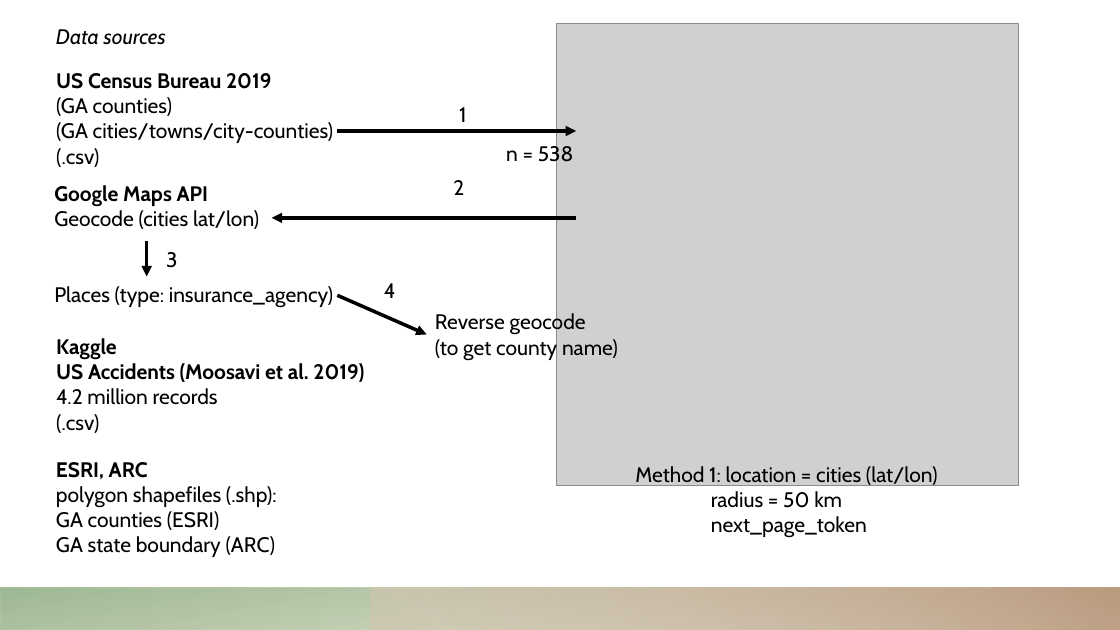
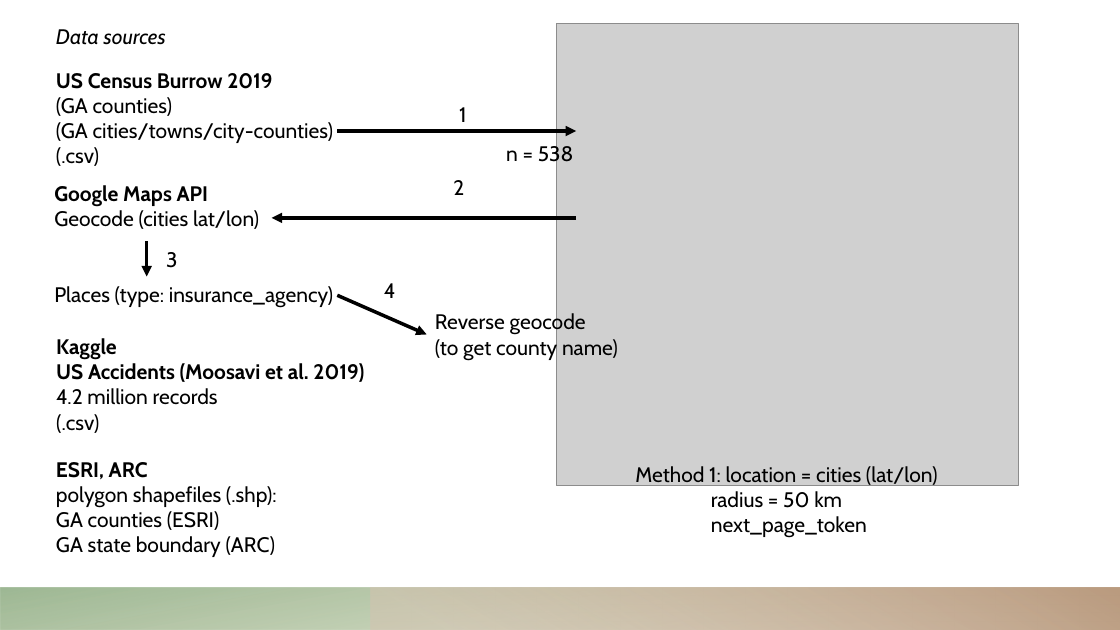
Before and after one commit to erinlzheng/project1, a slide deck: slide 5 of Project_1_Final.pptx (slide 4 before the commit). Drawn at 1120x630 pixels with LibreOffice and Linux fonts; fonts in the diff are those of the drawing; grey boxes stand for pictures. Boxes give left, top, right and bottom in pixels: in the first picture for what was removed or moved away, otherwise in the second. Text is boxed around its words. In the diff, an @@ line names an element or a change of style, - is before the commit and + after.

```diff
--- a/Project_1_Final.pptx
+++ b/Project_1_Final.pptx
@@ text at <box>56,73,273,89</box>: text changed @@
-US Census Bureau 2019
+US Census Burrow 2019
```
Also in this commit, not shown: 7 other slides changed, 1 slide added.
